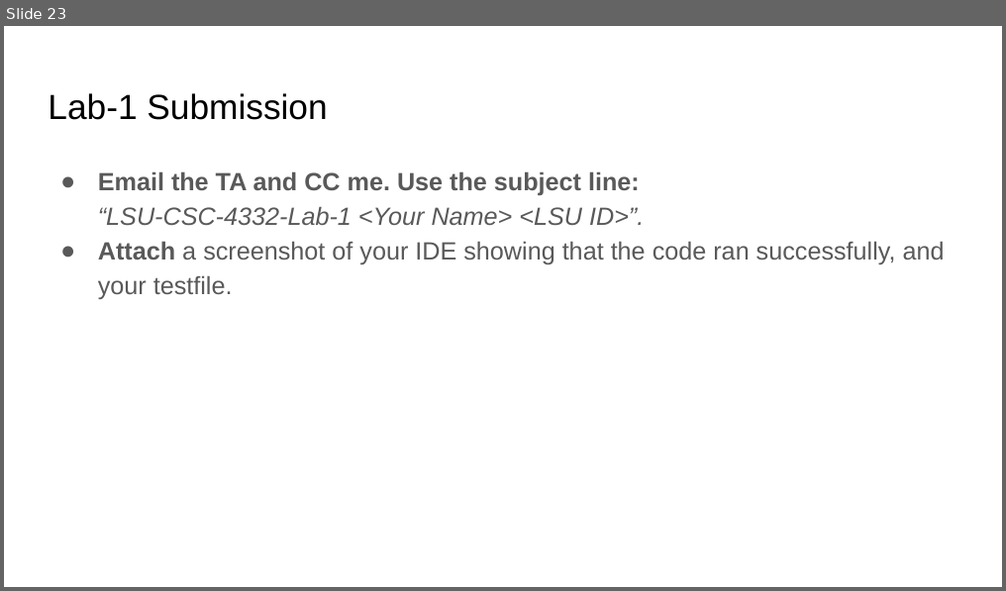
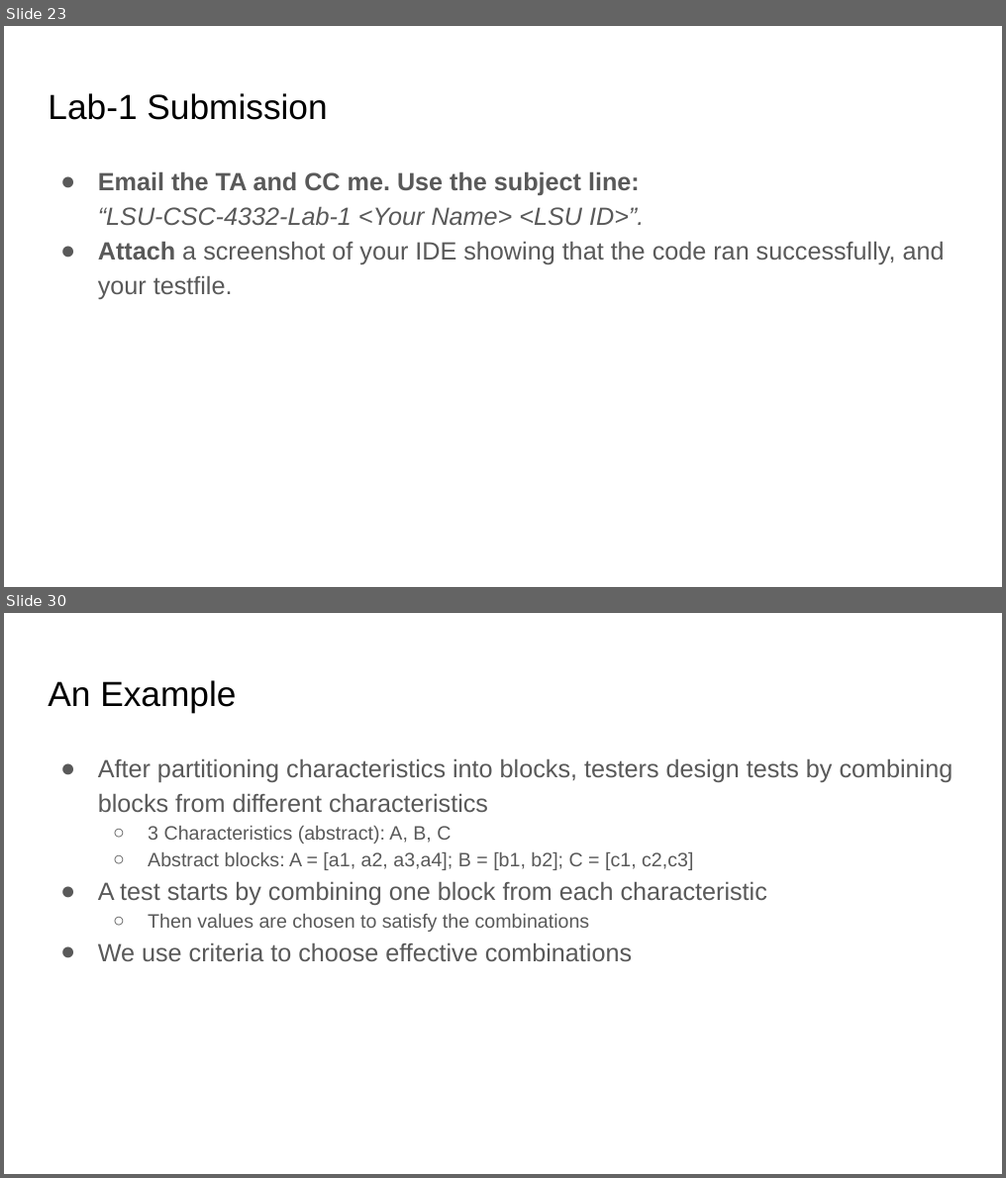
Before and after one commit to abdussatter401/abdussatter401.github.io, a slide deck: teaching/slides/Chapter 2 - Specification-based testing.pptx. Shown one above the other, each under a label of ours: slide 23 before the commit, slides 23 and 30 after it; the slides between them are not shown. The pictures are 1006x591 and 1006x1178 pixels, drawn with LibreOffice and Linux fonts; fonts in the diff are those of the drawing. Boxes give left, top, right and bottom in pixels: in the first picture for what was removed or moved away, otherwise in the second. Text is boxed around its words. In the diff, an @@ line names an element or a change of style, - is before the commit and + after.

```diff
--- a/teaching/slides/Chapter 2 - Specification-based testing.pptx
+++ b/teaching/slides/Chapter 2 - Specification-based testing.pptx
@@ slide 30 added at [4,613,1002,1174], background #FFFFFF @@
@@ title added at [48,680,236,712], 25.2 pt, text #000000 @@
+An Example
@@ text added at [98,759,953,961], 18 pt, text #595959 @@
+● After partitioning characteristics into blocks, testers design tests by combining blocks from different characteristics
+  ○ 3 Characteristics (abstract): A, B, C
+  ○ Abstract blocks: A = [a1, a2, a3,a4]; B = [b1, b2]; C = [c1, c2,c3]
+● A test starts by combining one block from each characteristic
+  ○ Then values are chosen to satisfy the combinations
+● We use criteria to choose effective combinations
```
Also in this commit, not shown: 1 slide changed, 18 other slides added, 3 other files.
